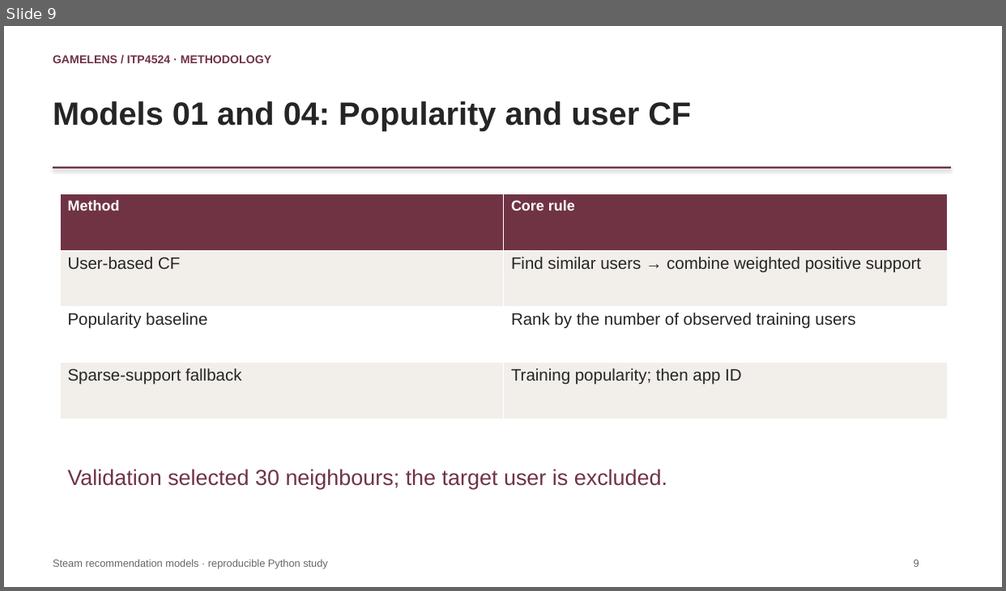
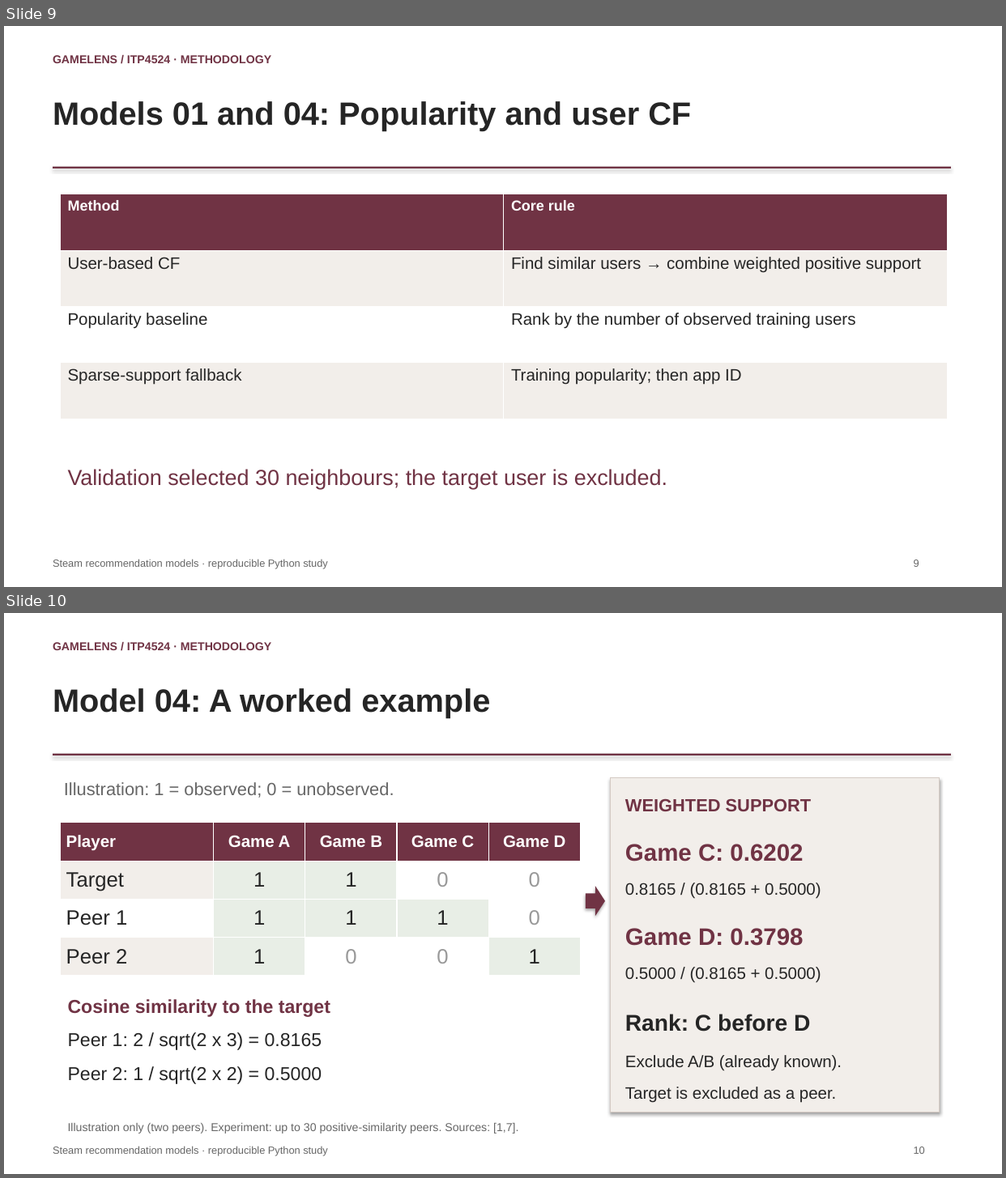
Before and after one commit to CalebChan411/ITP4524GP, a slide deck: part_b/game_recommendation/presentation.pptx. Shown one above the other, each under a label of ours: slide 9 before the commit, slides 9 and 10 after it. The pictures are 1006x591 and 1006x1178 pixels, drawn with LibreOffice and Linux fonts; fonts in the diff are those of the drawing. Boxes give left, top, right and bottom in pixels: in the first picture for what was removed or moved away, otherwise in the second. Text is boxed around its words. In the diff, an @@ line names an element or a change of style, - is before the commit and + after.

Commit message:
Explain user collaborative filtering and ranking metrics with worked examples

```diff
--- a/part_b/game_recommendation/presentation.pptx
+++ b/part_b/game_recommendation/presentation.pptx
@@ slide 10 added at (4, 613, 1002, 1174), background #FFFFFF @@
@@ text added at (53, 642, 271, 650), 11 pt, text #703344, bold @@
+GAMELENS / ITP4524 · METHODOLOGY
@@ text added at (53, 688, 490, 718), 31 pt, text #252525, bold @@
+Model 04: A worked example
@@ rectangle added at (53, 754, 951, 756), fill #703344 @@
@@ text added at (64, 782, 394, 798), 17 pt, text #666666 @@
+Illustration: 1 = observed; 0 = unobserved.
@@ rectangle added at (611, 777, 940, 1112), fill #F2EEEA, outline #D4CAC3 0.75 pt @@
@@ text added at (625, 798, 812, 811), 17 pt, text #703344, bold @@
+WEIGHTED SUPPORT
@@ table added at (60, 823, 582, 976), 4 rows, 5 columns @@
+Player | Game A | Game B | Game C | Game D
+Target | 1 | 1 | 0 | 0
+Peer 1 | 1 | 1 | 1 | 0
+Peer 2 | 1 | 0 | 0 | 1
@@ text added at (625, 844, 803, 862), 23 pt, text #703344, bold @@
+Game C: 0.6202
@@ right arrow added at (586, 886, 605, 916), fill #703344 @@
@@ text added at (625, 883, 820, 899), 16 pt, text #252525 @@
+0.8165 / (0.8165 + 0.5000)
@@ text added at (625, 928, 803, 946), 23 pt, text #703344, bold @@
+Game D: 0.3798
@@ text added at (625, 967, 820, 982), 16 pt, text #252525 @@
+0.5000 / (0.8165 + 0.5000)
@@ text added at (68, 999, 330, 1017), 18 pt, text #703344, bold @@
+Cosine similarity to the target
@@ text added at (625, 1014, 810, 1032), 22 pt, text #252525, bold @@
+Rank: C before D
@@ text added at (68, 1033, 322, 1084), 18 pt, text #252525 @@
+Peer 1: 2 / sqrt(2 x 3) = 0.8165
+Peer 2: 1 / sqrt(2 x 2) = 0.5000
@@ text added at (625, 1055, 842, 1103), 16 pt, text #252525 @@
+Exclude A/B (already known).
+Target is excluded as a peer.
@@ text added at (53, 1146, 328, 1157), 10 pt, text #666666 @@
+Steam recommendation models · reproducible Python study
@@ text added at (68, 1123, 518, 1134), 11 pt, text #666666 @@
+Illustration only (two peers). Experiment: up to 30 positive-similarity peers. Sources: [1,7].
@@ text added at (914, 1147, 925, 1154), 10 pt, text #666666 @@
+10
```
Also in this commit, not shown: 9 slides changed, 1 other slide added, 4 other files.
